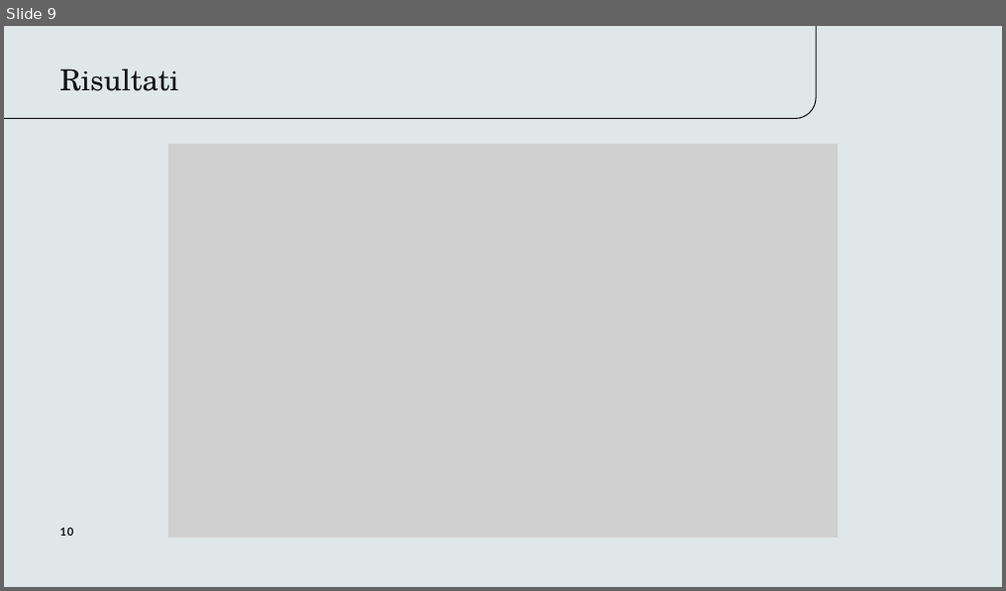
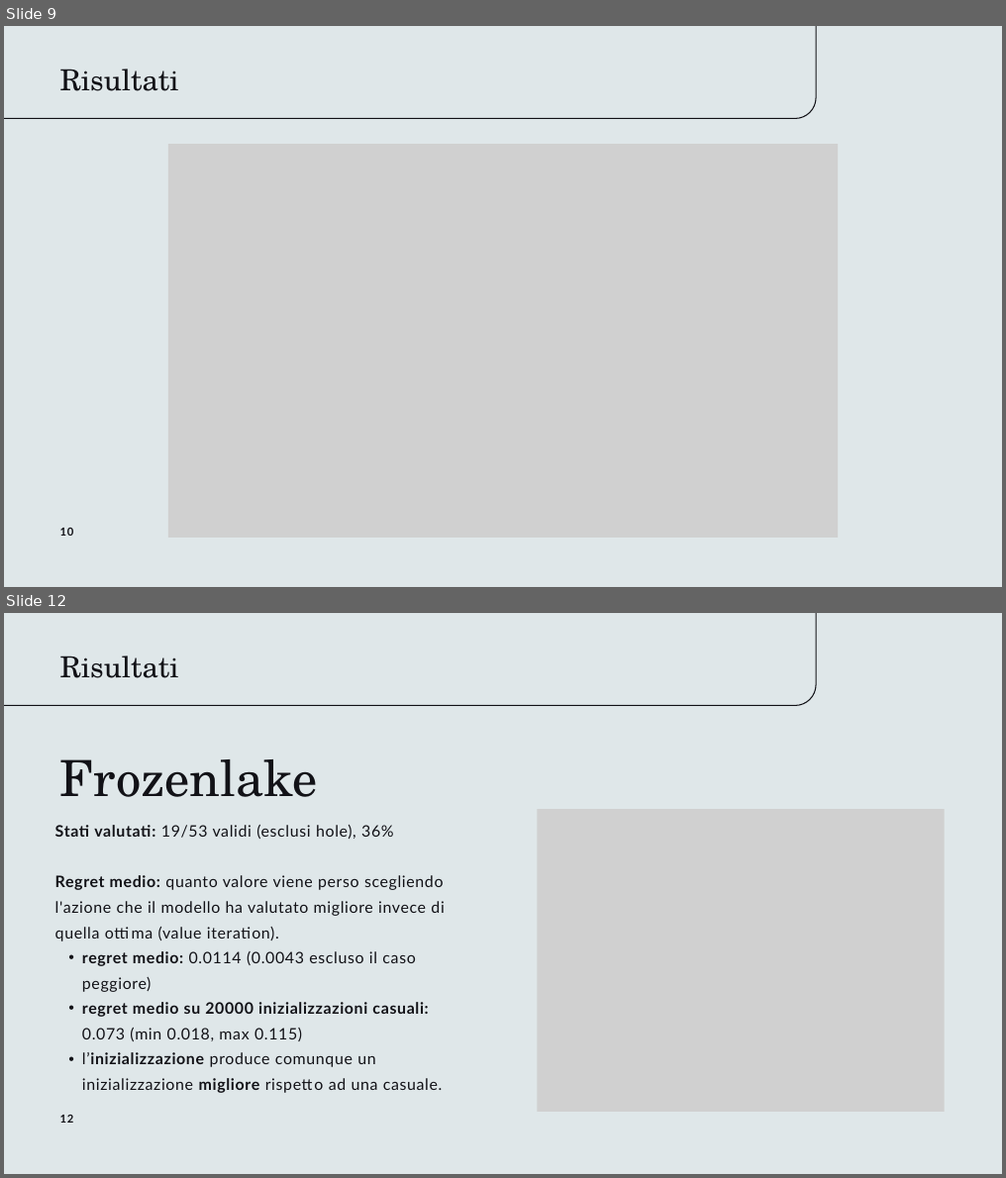
Before and after one commit to ttetrao/llm-guided-rl, a slide deck: thesis/presentazione.pptx. Shown one above the other, each under a label of ours: slide 9 before the commit, slides 9 and 12 after it; the slides between them are not shown. The pictures are 1006x591 and 1006x1178 pixels, drawn with LibreOffice and Linux fonts; fonts in the diff are those of the drawing; grey boxes stand for pictures. Boxes give left, top, right and bottom in pixels: in the first picture for what was removed or moved away, otherwise in the second. Text is boxed around its words. In the diff, an @@ line names an element or a change of style, - is before the commit and + after.

```diff
--- a/thesis/presentazione.pptx
+++ b/thesis/presentazione.pptx
@@ slide 12 added at (x1=4, y1=613, x2=1002, y2=1174), background #DFE7E9 @@
@@ freeform shape added at (x1=4, y1=613, x2=816, y2=705), outline #121217 1.5 pt @@
@@ text added at (x1=60, y1=656, x2=179, y2=678), 42 pt, text #121217 @@
+Risultati
@@ text added at (x1=60, y1=760, x2=318, y2=797), 72 pt, text #121217 @@
+Frozenlake
@@ picture added at (x1=537, y1=809, x2=944, y2=1111) @@
@@ text added at (x1=55, y1=825, x2=444, y2=1093), 22.8 pt, text #121217 @@
+Stati valutati: 19/53 validi (esclusi hole), 36%
+Regret medio: quanto valore viene perso scegliendo l'azione che il modello ha valutato migliore invece di quella ottima (value iteration).
+  • regret medio: 0.0114 (0.0043 escluso il caso peggiore)
+  • regret medio su 20000 inizializzazioni casuali: 0.073 (min 0.018, max 0.115)
+  • l’inizializzazione produce comunque un inizializzazione migliore rispetto ad una casuale.
@@ text added at (x1=60, y1=1115, x2=74, y2=1123), 16 pt, text #121217, bold @@
+12
```
Also in this commit, not shown: 7 slides changed, 3 other slides added, 1 slide removed, 35 other files.
